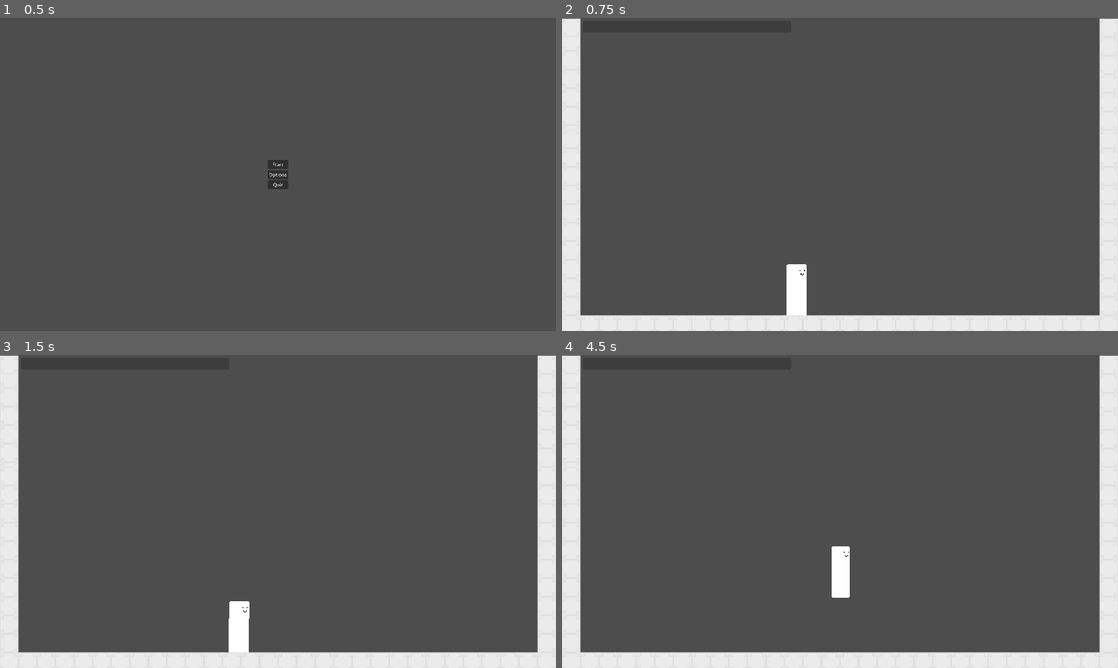
Above: before the commit, frames 1-4 (two rows, left to right).
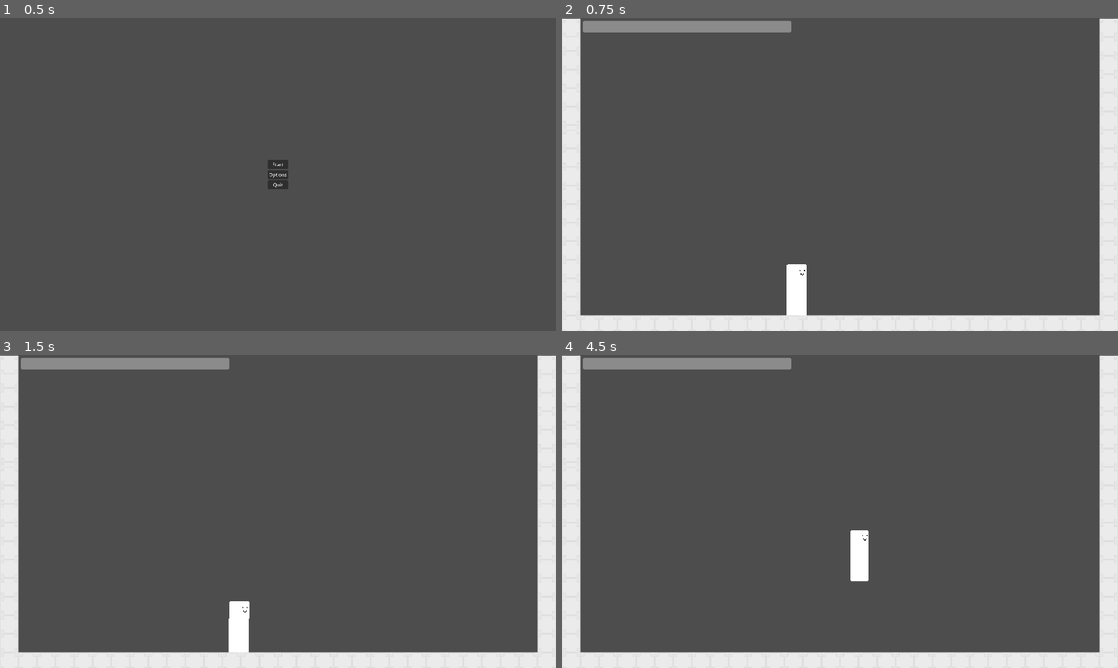
Above: after the commit, the same moments.

Repository: Mysteria0/To-Be-Name-Fighting-Game
Game: Godot game, scene res://menu.tscn
Two runs of this game, one before a commit and one after it. Both use one fixed random seed, a clock stepped at 60 frames per second and the inputs below.
Inputs:
- Up to frame 1 (0.5 s): no input
- Up to frame 2 (0.75 s): click "Start" at 0.5 s
- Up to frame 3 (1.5 s): tap Enter at 1.25 s; hold D (move_right) from 1.28 s (still down); tap I (action_a) at 1.35 s
- Up to frame 4 (4.5 s): tap W (move_up) at 1.52, 2.27, 3.77 s; tap J (action_b) at 2.1, 4.35 s; release D (move_right) at 2.78 s; hold A (move_left) 2.78-3.53 s; hold U (action_c) 2.78-3.53 s; hold D (move_right) from 3.53 s (still down); tap I (action_a) at 3.6 s

Frame 1 is identical in both runs. In frame 2, 1.4% of the frame differs, in the area x 3-42%, y 0-5%; in frame 3, 1.4%; in frame 4, 2.5%, in the area x 3-56%, y 0-78%.

Commit message:
added the start of the input interperter

Diff:
--- a/Scripts/Input Reader/input_reader.gd
+++ b/Scripts/Input Reader/input_reader.gd
@@ -1 +1,20 @@
 extends Node2D
+
+var Recentinputs = {}
+var currentinput : InputEvent
+var holdtime : int
+var validinputs = "WASD"
+
+func _process(delta: float) -> void:
+	if currentinput:
+		if Input.is_action_pressed(currentinput.to_string()):
+			holdtime += 1
+			Recentinputs.set(currentinput,holdtime)
+			pass
+		currentinput = null
+
+
+func process_input(event: InputEvent) -> void:
+	currentinput = event
+	Recentinputs.append(currentinput)
+	holdtime = 0
--- a/Scripts/State Machine/Tsurugi States/tsurugi_falling.gd
+++ b/Scripts/State Machine/Tsurugi States/tsurugi_falling.gd
@@ -7,7 +7,7 @@
 
 
 func process_physics(delta: float) -> State:
-	parent.velocity.y += 980*delta
+	parent.velocity.y += 1000*delta
 	parent.move_and_slide()
 	if parent.is_on_floor():
 		return landing_state
--- a/Scripts/State Machine/Tsurugi States/tsurugi_jump.gd
+++ b/Scripts/State Machine/Tsurugi States/tsurugi_jump.gd
@@ -13,10 +13,10 @@
 	parent.move_and_slide()
 	if whydoihavetouseaboolean:
 		if Input.is_action_pressed("move_left"):
-			parent.velocity.x = -80
+			parent.velocity.x = -100
 		elif Input.is_action_pressed("move_right"):
-			parent.velocity.x = 80
-		parent.velocity.y = -600
+			parent.velocity.x = 100
+		parent.velocity.y = -700
 		parent.move_and_slide()
 		return fall_state
 	return null
--- a/Scripts/Universal Code/main.gd
+++ b/Scripts/Universal Code/main.gd
@@ -4,7 +4,7 @@
 # Called when the node enters the scene tree for the first time.
 func _ready() -> void:
 	$Healthbar.max_value = $Player.Max_health
-	$Healthbar.value = $Player.health
+	$Healthbar.value = $Player.Max_health
 
 
 # Called every frame. 'delta' is the elapsed time since the previous frame.
--- a/main.tscn
+++ b/main.tscn
@@ -16,6 +16,8 @@
 offset_right = 792.0
 offset_bottom = 50.0
 grow_horizontal = 2
+step = 1.0
+value = 100.0
 show_percentage = false
 
 [node name="Player" parent="." unique_id=560191563 instance=ExtResource("1_0xm2m")]
